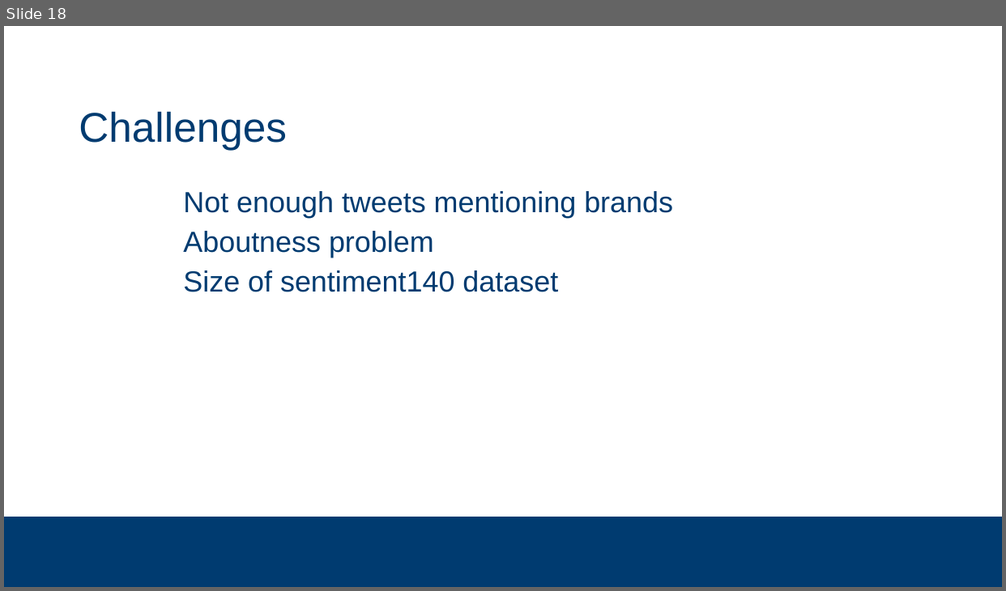
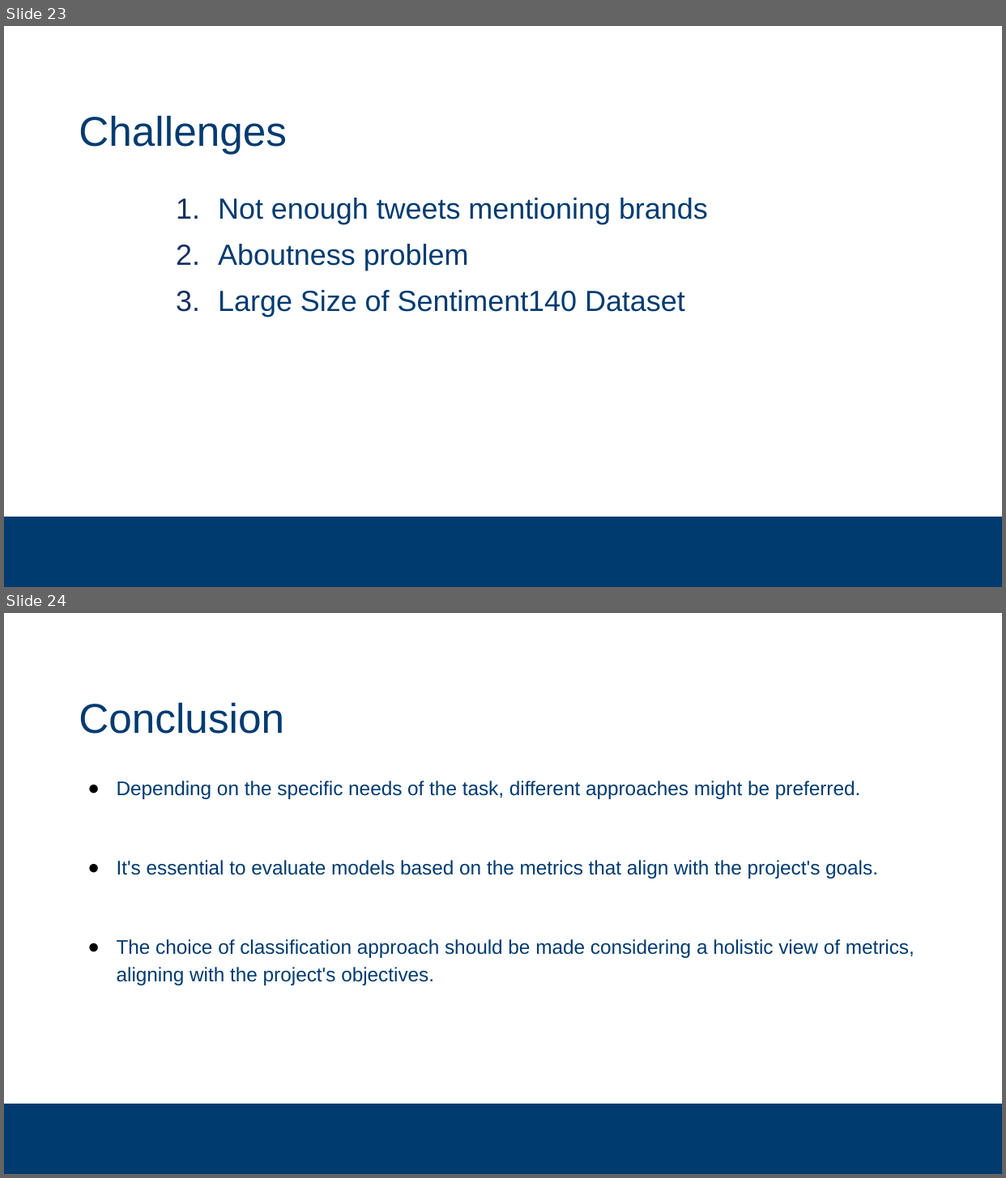
Before and after one commit to subsystem3/project, a slide deck: Final-Project-Team-2.pptx. Shown one above the other, each under a label of ours: slide 18 before the commit, slides 23 and 24 after it. The pictures are 1006x591 and 1006x1178 pixels, drawn with LibreOffice and Linux fonts; fonts in the diff are those of the drawing; background and template pictures are left out. Boxes give left, top, right and bottom in pixels: in the first picture for what was removed or moved away, otherwise in the second. Text is boxed around its words. In the diff, an @@ line names an element or a change of style, - is before the commit and + after.

```diff
--- a/Final-Project-Team-2.pptx
+++ b/Final-Project-Team-2.pptx
@@ slide 24 added at [4,613,1002,1174], background #FFFFFF; not listed: 1 template element that a slide beside it also shows @@
@@ title added at [79,702,284,734], 40 pt, text #003B70 @@
+Conclusion
@@ text added at [117,781,914,986], 19 pt, text #003B70 @@
+● Depending on the specific needs of the task, different approaches might be preferred.
+● It's essential to evaluate models based on the metrics that align with the project's goals.
+● The choice of classification approach should be made considering a holistic view of metrics, aligning with the project's objectives.
@@ what was slide 18 is now slide 23 @@
@@ slide 23 changed as well @@
@@ title "Challenges" at [79,115,287,154]: line spacing 42pt to 1.05 @@
@@ text at [218,198,708,271]: bullet   to 1.; line spacing 32pt to 1.14; less space between paragraphs @@
@@ text at [218,290,685,317]: text changed @@
-  Size of sentiment140 dataset
+3. Large Size of Sentiment140 Dataset
```
Also in this commit, not shown: 14 other slides changed, 11 other slides added, 6 slides removed.
